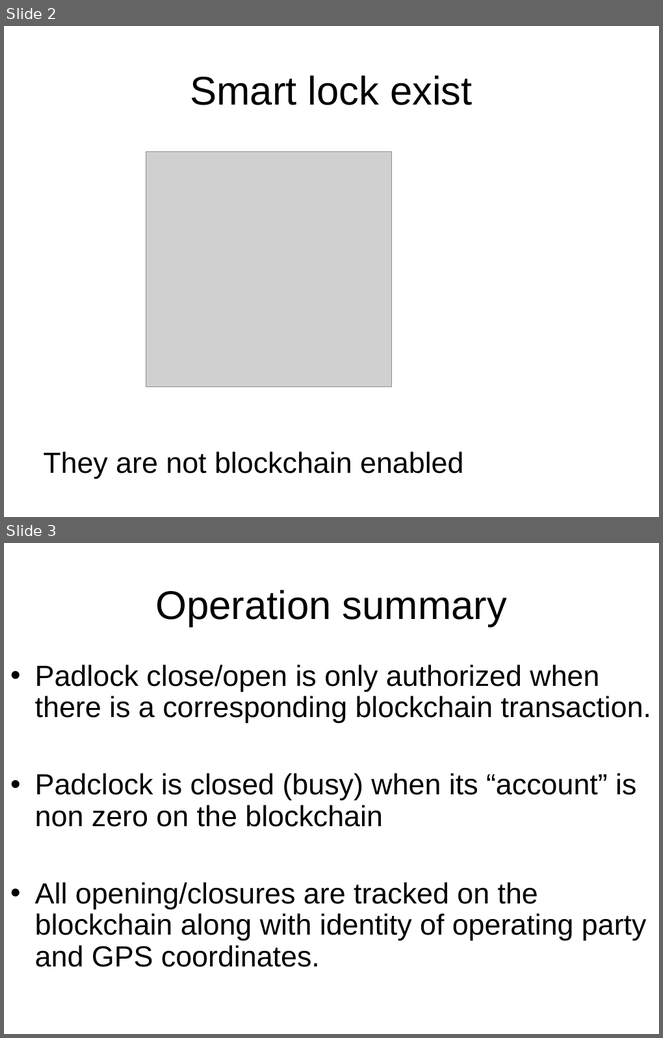
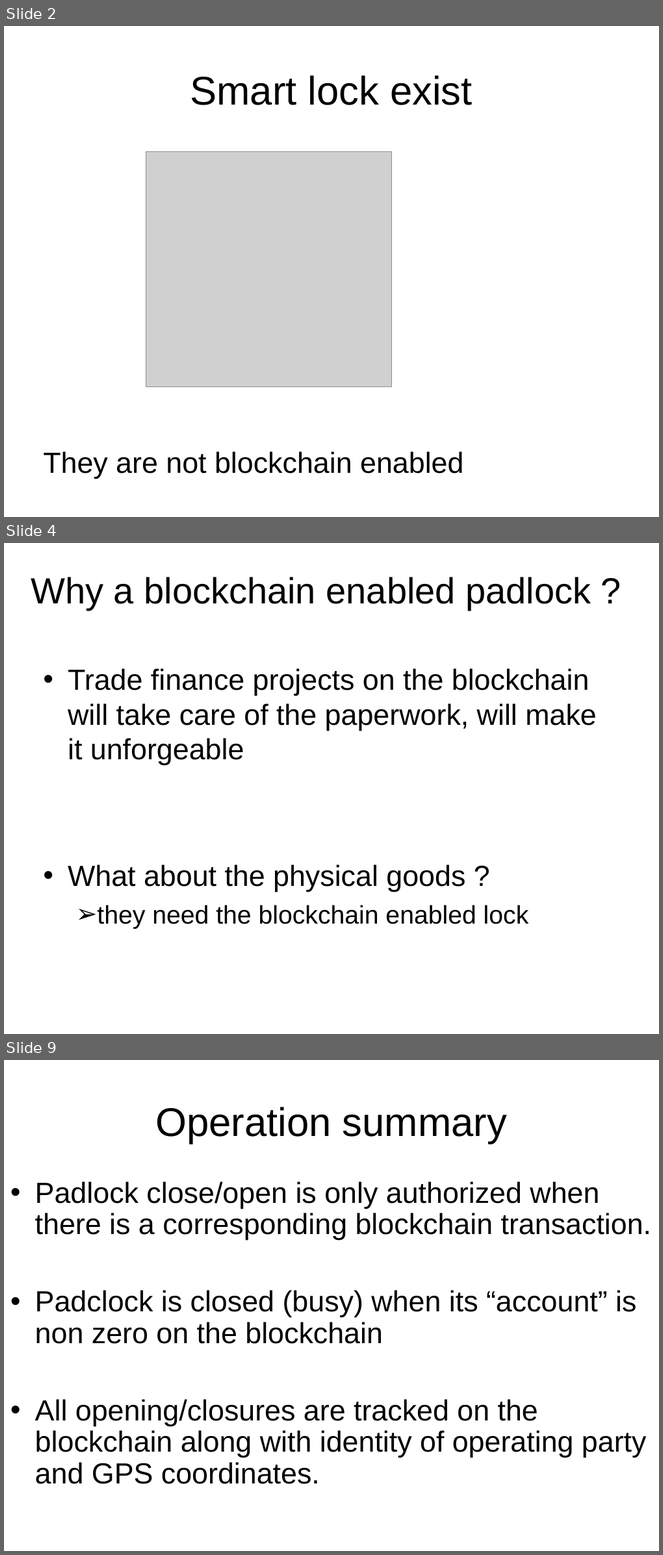
Before and after one commit to blockTeamhackathon/documents, a slide deck: B’Lock.ppt. Shown one above the other, each under a label of ours: slides 2 and 3 before the commit, slides 2, 4 and 9 after it; the slides between them are not shown. The pictures are 663x1038 and 663x1555 pixels, drawn with LibreOffice and Linux fonts; fonts in the diff are those of the drawing; grey boxes stand for pictures. Boxes give left, top, right and bottom in pixels: in the first picture for what was removed or moved away, otherwise in the second. Text is boxed around its words. In the diff, an @@ line names an element or a change of style, - is before the commit and + after.

```diff
--- a/B’Lock.ppt
+++ b/B’Lock.ppt
@@ slide 4 added at (4,543,659,1034), background #FFFFFF @@
@@ title added at (31,577,591,610), 40 pt, text #000000 @@
+Why a blockchain enabled padlock ?
@@ text added at (68,668,597,929), 32 pt, text #000000 @@
+• Trade finance projects on the blockchain will take care of the paperwork, will make it unforgeable
+• What about the physical goods ?
+  ➢ they need the blockchain enabled lock
@@ what was slide 3 is now slide 9 @@
```
Also in this commit, not shown: 4 slides changed, 3 other slides added.
